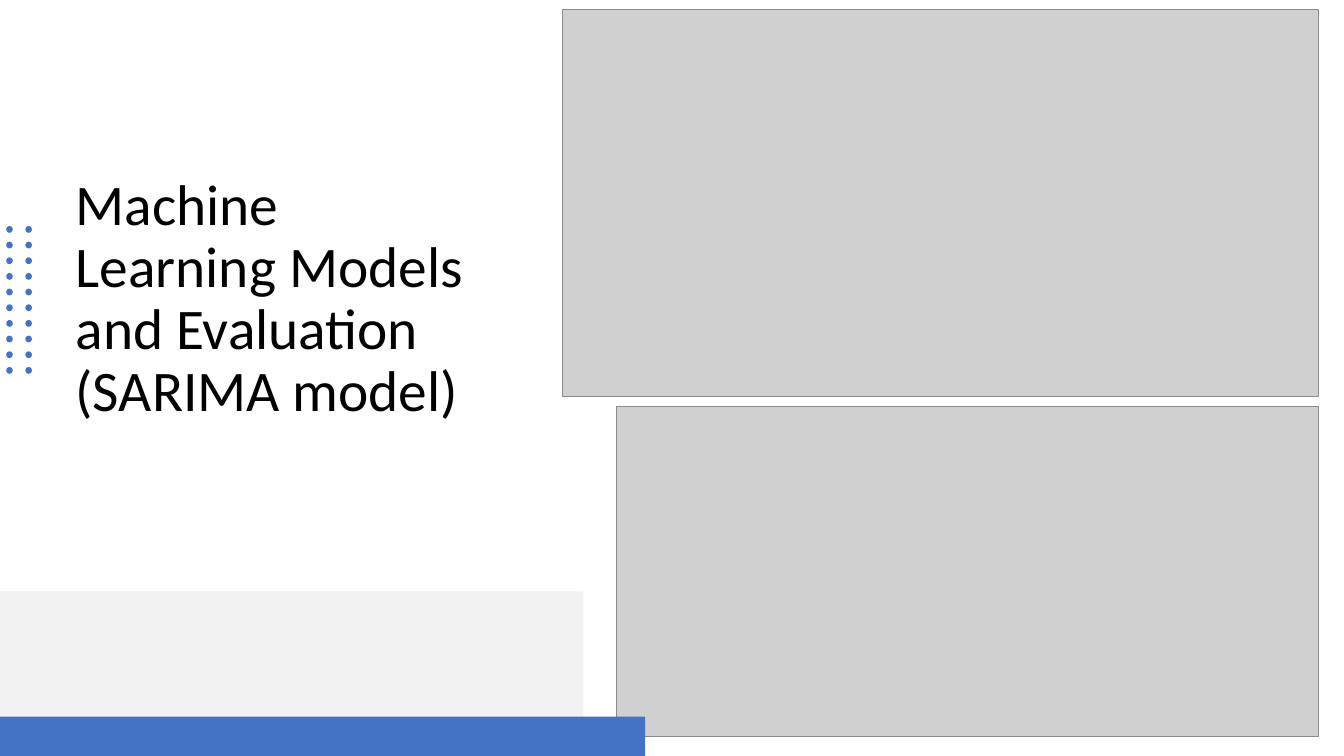
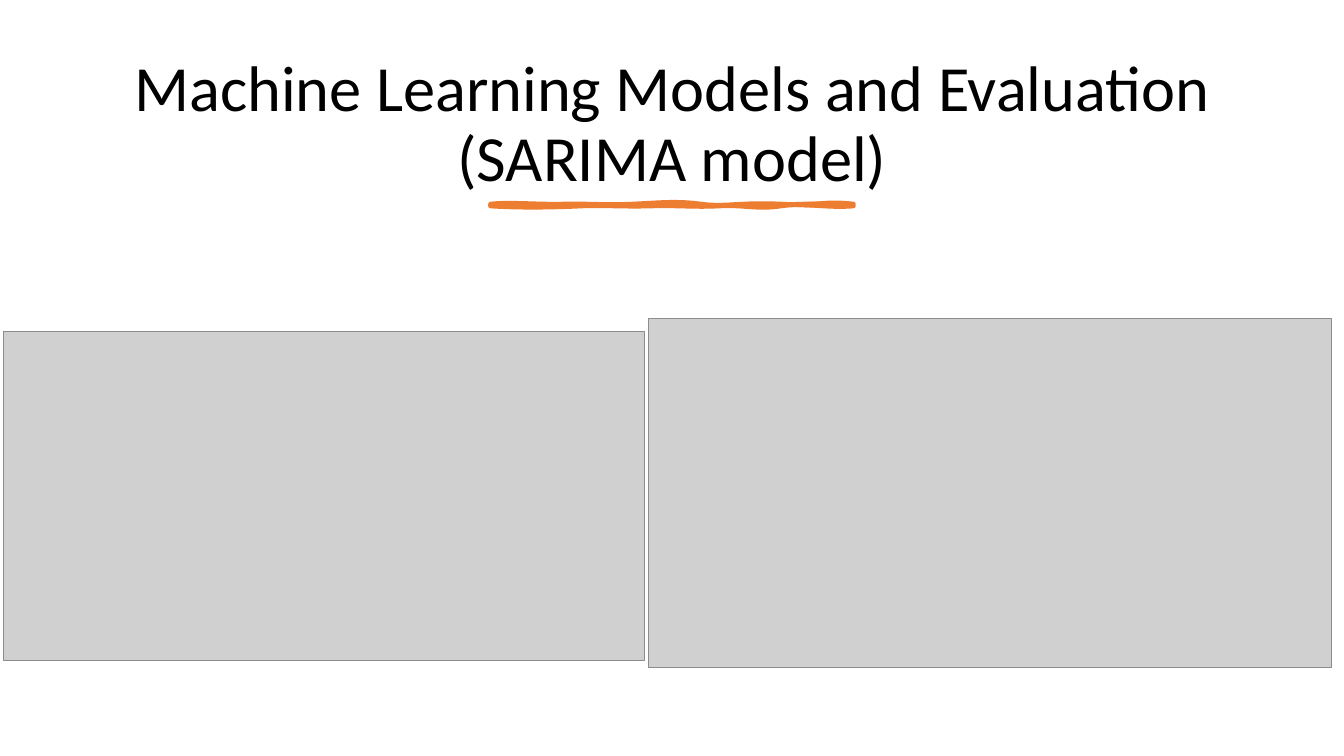
Before and after one commit to pushkarchougule/pushkarchougule, a slide deck: slide 13 of Data Science Portfolio/Sales Forecast for Superstore/Sales_Forecast_Presentation.pptx (slide 12 before the commit). Drawn at 1344x756 pixels with LibreOffice and Linux fonts; fonts in the diff are those of the drawing; grey boxes stand for pictures. Boxes give left, top, right and bottom in pixels: in the first picture for what was removed or moved away, otherwise in the second. Text is boxed around its words. In the diff, an @@ line names an element or a change of style, - is before the commit and + after.

```diff
--- a/Data Science Portfolio/Sales Forecast for Superstore/Sales_Forecast_Presentation.pptx
+++ b/Data Science Portfolio/Sales Forecast for Superstore/Sales_Forecast_Presentation.pptx
@@ title "Machine Learning Models and Evaluation ...": place and size @@
-title "Machine Learning Models and Evaluation ..." at (76,185,463,419)
+title "Machine Learning Models and Evaluation ..." at (134,66,1209,190)
@@ title "Machine Learning Models and Evaluation ..." at (134,66,1209,190): size 41 to 46 pt; alignment left to centre @@
@@ freeform shape added at (491,204,854,206), fill #ED7D31, outline #ED7D31 3.25 pt @@
@@ group removed at (7,225,32,374): 20 ellipses @@
@@ picture: place and size @@
-picture at (617,406,1319,737)
+picture at (649,319,1332,667)
@@ picture: place and size @@
-picture at (563,9,1319,396)
+picture at (3,332,645,660)
@@ rectangle removed at (0,592,584,756) @@
@@ rectangle removed at (0,717,645,756) @@
```
Also in this commit, not shown: 7 other slides changed, 1 slide added, 1 other file.
